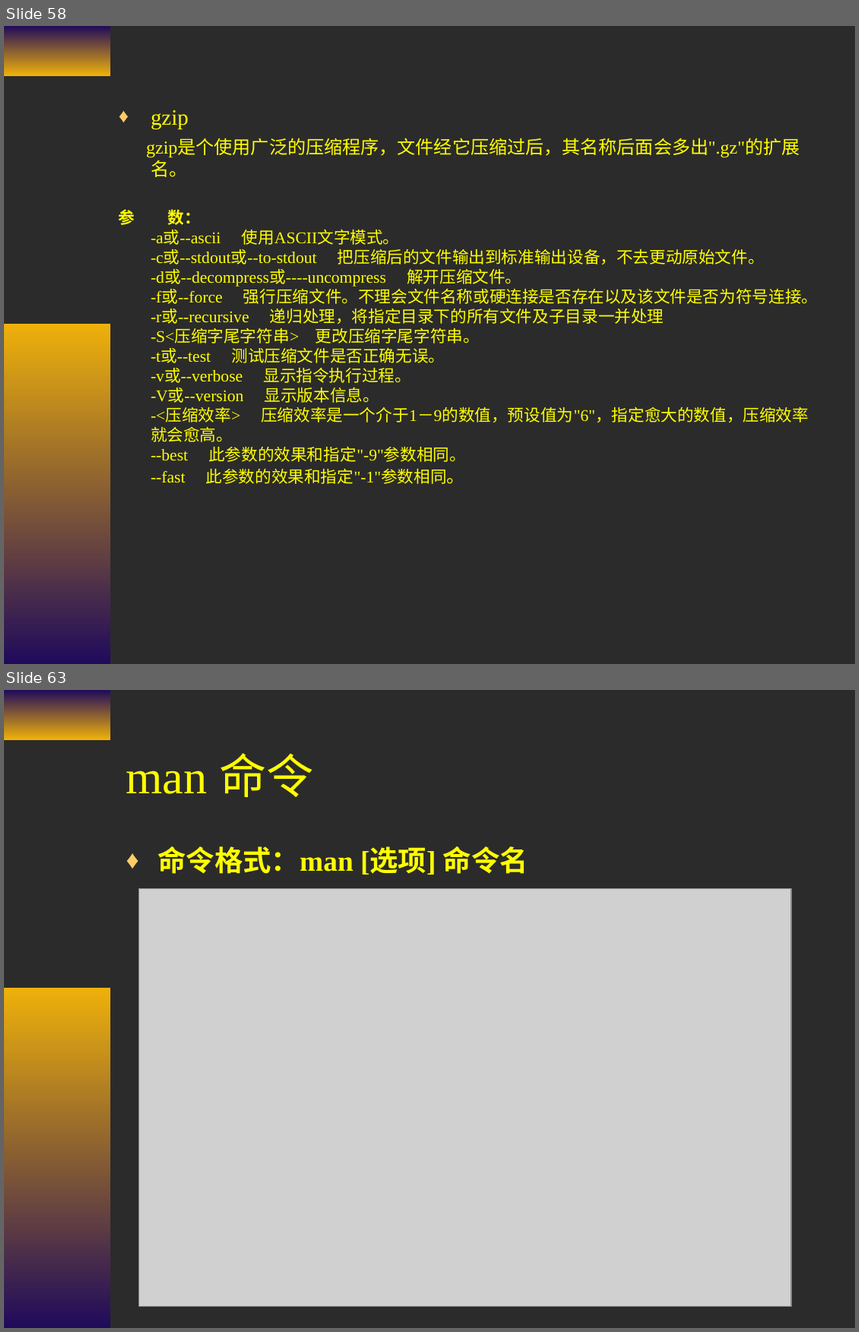
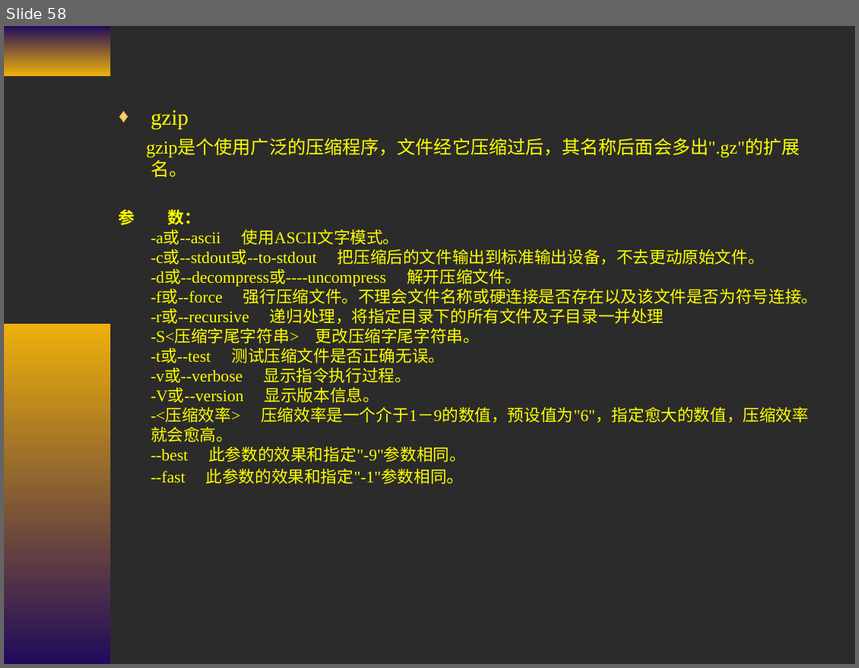
Before and after one commit to cash2one/ekproject, a slide deck: workSpace/temp/资料/复件 第二章 Linux常用命令.ppt. Shown one above the other, each under a label of ours: slides 58 and 63 before the commit, slide 58 after it; the slides between them are not shown. The pictures are 859x1332 and 859x668 pixels, drawn with LibreOffice and Linux fonts; fonts in the diff are those of the drawing; grey boxes stand for pictures; background and template pictures are left out; a plain dark background stands for a picture behind light text. Boxes give left, top, right and bottom in pixels: in the first picture for what was removed or moved away, otherwise in the second. Text is boxed around its words. In the diff, an @@ line names an element or a change of style, - is before the commit and + after.

```diff
--- a/workSpace/temp/资料/复件 第二章 Linux常用命令.ppt
+++ b/workSpace/temp/资料/复件 第二章 Linux常用命令.ppt
@@ slide 63 removed at [4, 690, 855, 1328], background picture (left out); not listed: 2 template elements that a slide beside it also shows @@
@@ title removed at [126, 753, 313, 797] @@
-man 命令
@@ text removed at [158, 847, 528, 875] @@
-♦ 命令格式：man [选项] 命令名
@@ picture removed at [139, 888, 791, 1307] @@
```
Also in this commit, not shown: 4 slides added, 6 other slides removed.
